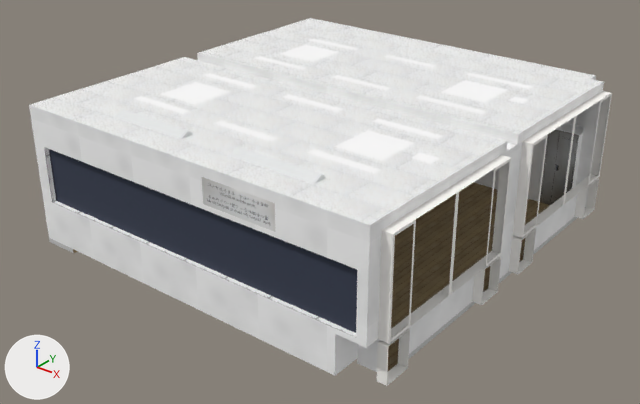
Before and after pictures for a commit that changed the OBJ model Assets/Models/ClassRoom/ClassRoom.obj.
Both versions are drawn from a 50 mm lens placed at (6.44, -9.19, 8.79), pointed at (-3.94, 3.8, 0.74). Every picture has the same lights, and +X, +Y and +Z are marked at lower left. Where no turn or scale is listed for an object, it has been applied to the vertices.

In view in the first picture: 'ClassRoom'.
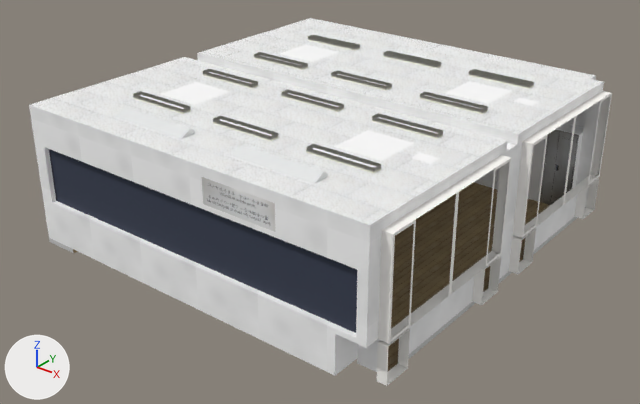
What differs and where, as boxes (x1, y1, x2, y2) in the pictures (640 x 404 px):
'ClassRoom', reshaped
    both: (29, 18, 612, 386)
part 1 of me_classroom, built on
    before: (134, 28, 534, 174)
    after: (122, 28, 611, 386)
part 2 of me_classroom, surface changed
    both: (130, 66, 538, 181)
part 3 of me_classroom, recoloured (grey to white)
    both: (45, 151, 356, 338)

The change in detail:
In material 'Window' (mat_window), alpha goes from 1.0 to 0.0.
Material 'LightFrame' (mat_lightframe) is new.
Its base color is (0.893, 0.896, 0.765) (white #f3f3e3).
Its roughness is 1.0.
Material 'Sash' (mat_sash) is new.
Its base color is (1.0, 0.98, 0.945) (white #fffdf9).
Its roughness is 1.0.
me_classroom is used by ob_classroom; location (0.0, 0.0, 0.0).
me_classroom had 583 vertices, 998 faces and spanned x -8.12..0.2, y 0.0..8.6, z 0.0..3.1.
me_classroom now has 687 vertices, 1135 faces and spans x -8.12..0.2, y 0.0..8.6, z 0.0..3.13.
Part 1, on me_classroom:
6 vertices are removed from x -3.3..-2.5, y 5.0..7.1, z 3.0.
32 faces are deleted.
8 vertices in x -2.3..-1.0, y 5.6..6.6, z 3.0 move by (0.1, 0.0, 0.0).
4 vertices in x -0.7, y 5.6..6.6, z 3.0 move by (0.2, 0.0, 0.0).
42 new vertices lie (0.0, 0.0, 0.1) away from vertices in x -6.8..-1.0, y 1.5..7.1, z 3.0.
42 new vertices lie (0.0, 0.0, -0.07) away from vertices in x -6.8..-1.0, y 1.5..7.1, z 3.1.
12 new vertices lie (-1.4, 0.0, 0.0) away from vertices in x -1.0, y 5.0..7.1, z 3.0..3.1.
8 new vertices lie (0.0, 0.05, 0.03) away from vertices in x -6.3..-1.5, y 0.8..0.9, z 3.0..3.1.
6 new vertices lie (1.4, 0.0, 0.0) away from vertices in x -4.6, y 6.9..7.1, z 3.0..3.1.
18 new faces join them, mat_celling (picture img_celling_png).
62 new faces join them, mat_light (white #ffffff).
16 new faces join them, mat_flontlight (white #e4e5e5).
48 new faces join them, mat_lightframe (white #f3f3e3).
25 new faces join them, mat_window (white #ffffff).
me_classroom part 2: 161 kept faces spanning x -8.1..0.0, y 0.0..6.9, z 0.0..3.1 get new texture (UV) coordinates.
me_classroom part 3: 13 faces spanning x -7.8..0.0, y 0.0..4.7, z 1.0..3.0 switch from mat_probuilderdefault (picture img_gridbox_default_png) to mat_wall (picture img_wall_png).
me_classroom now uses material mat_sash (white #fffdf9).
me_classroom now uses material mat_lightframe (white #f3f3e3).
